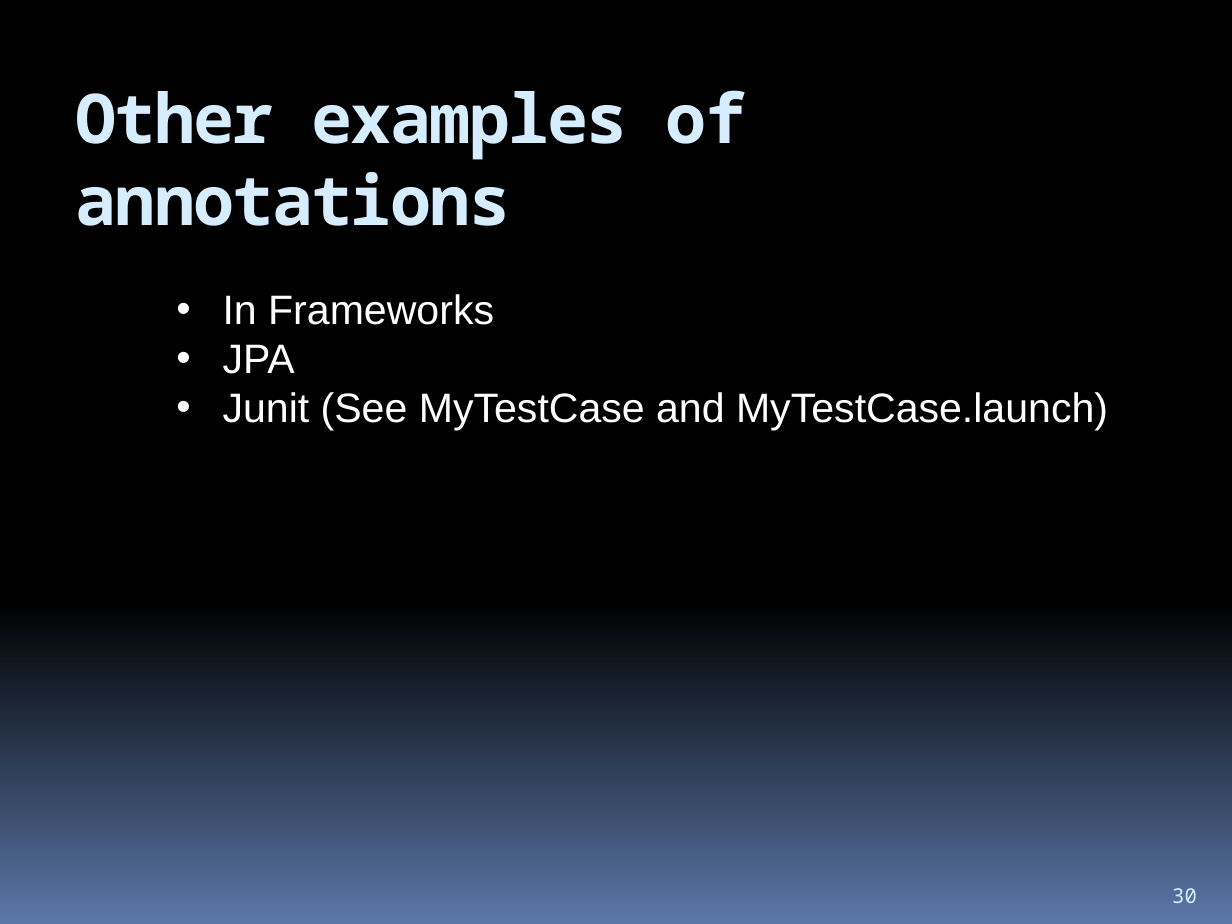
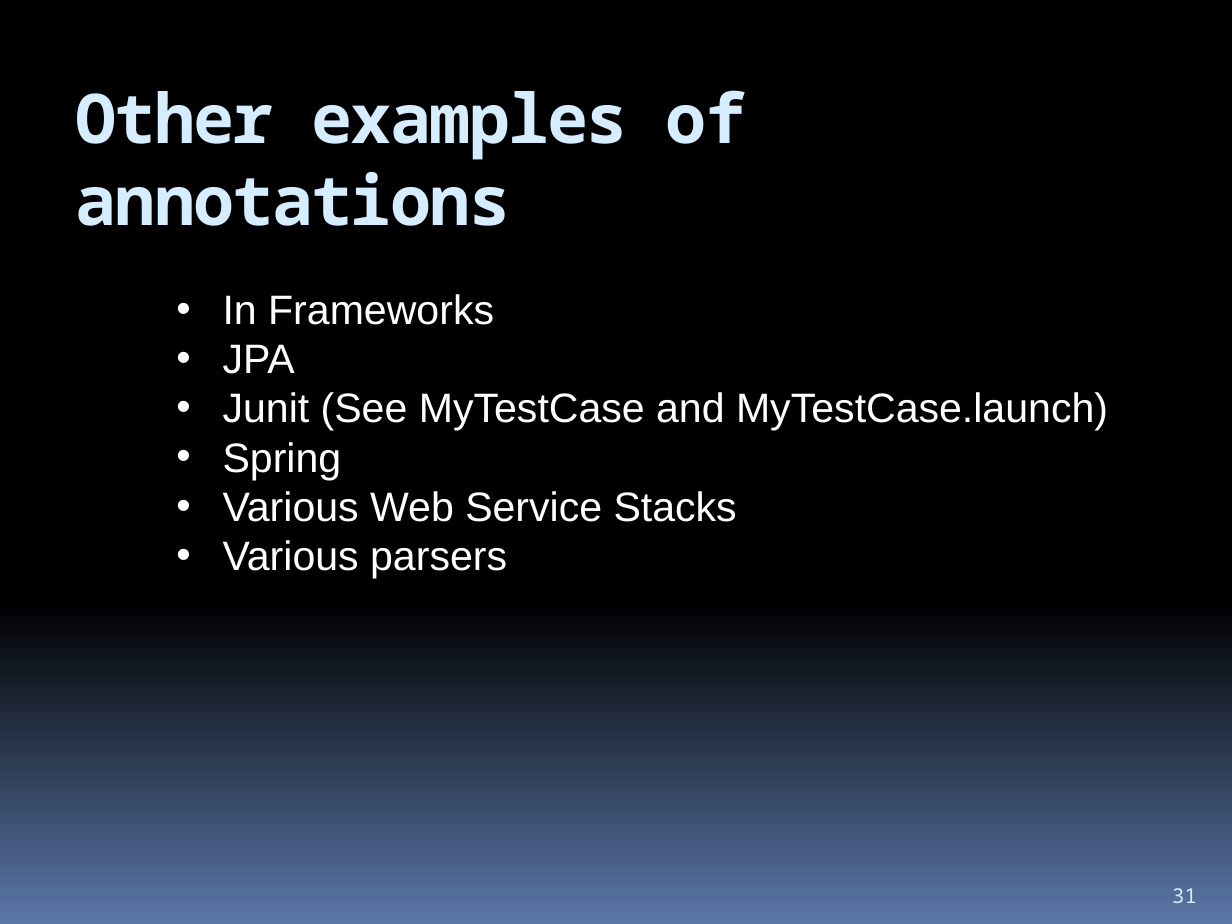
Before and after one commit to hchan/comp2613, a slide deck: slide 31 of coursePresentation.pptx (slide 30 before the commit). Drawn at 1232x924 pixels with LibreOffice and Linux fonts; fonts in the diff are those of the drawing. Boxes give left, top, right and bottom in pixels: in the first picture for what was removed or moved away, otherwise in the second. Text is boxed around its words. In the diff, an @@ line names an element or a change of style, - is before the commit and + after.

```diff
--- a/coursePresentation.pptx
+++ b/coursePresentation.pptx
@@ text at box(223, 442, 737, 579): paragraphs added @@
+• Spring
+• Various Web Service Stacks
+• Various parsers
@@ page number at box(1172, 888, 1197, 903): text changed @@
-30
+31
```
Also in this commit, not shown: 1 slide added.
